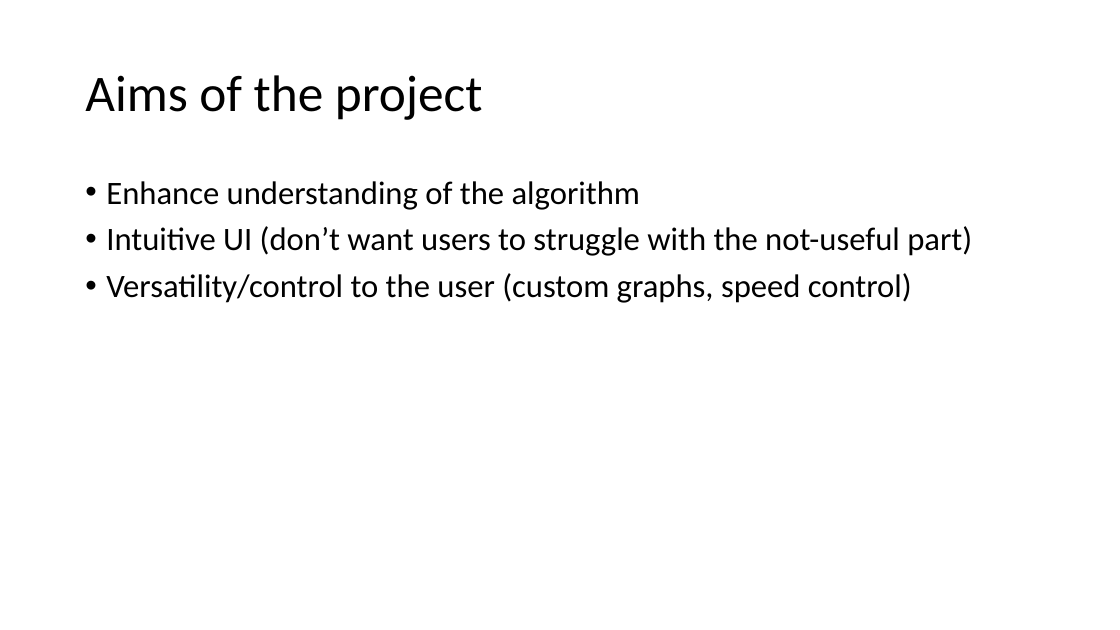
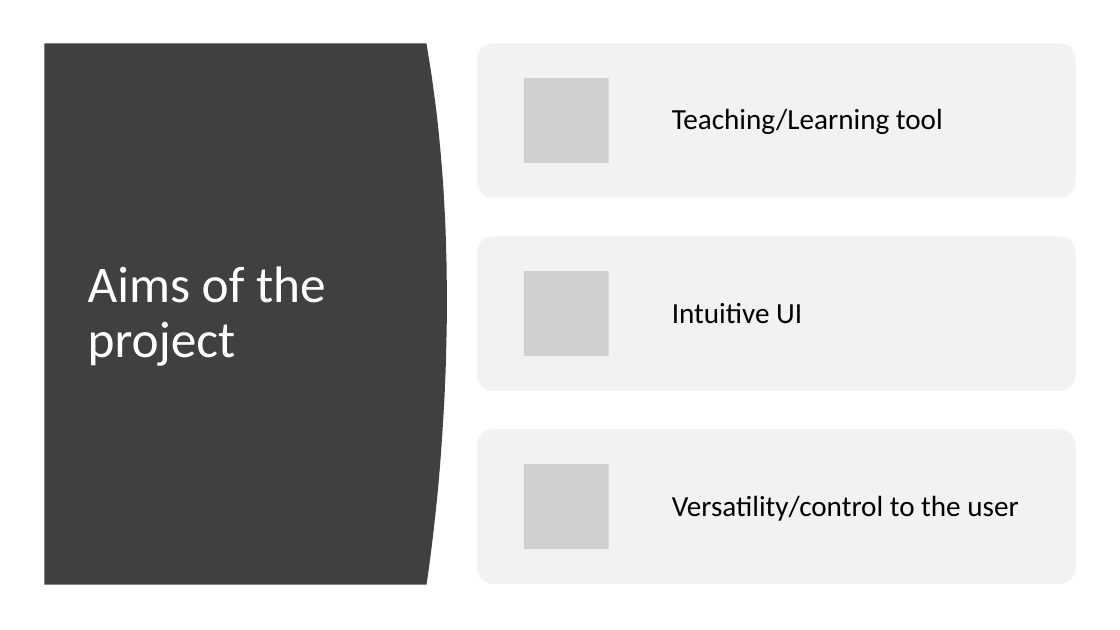
Before and after one commit to LMacPhail/ford-fulkerson, a slide deck: slide 6 of presentation-slides.pptx. Drawn at 1120x630 pixels with LibreOffice and Linux fonts; fonts in the diff are those of the drawing; grey boxes stand for pictures. Boxes give left, top, right and bottom in pixels: in the first picture for what was removed or moved away, otherwise in the second. Text is boxed around its words. In the diff, an @@ line names an element or a change of style, - is before the commit and + after.

```diff
--- a/presentation-slides.pptx
+++ b/presentation-slides.pptx
@@ freeform shape added at (x1=45, y1=44, x2=447, y2=585), fill #404040 @@
@@ title "Aims of the project" moved from (x1=85, y1=75, x2=483, y2=120) to (x1=88, y1=266, x2=326, y2=366) @@
@@ title "Aims of the project" at (x1=88, y1=266, x2=326, y2=366): text colour #000000 to #FFFFFF @@
@@ text removed at (x1=106, y1=181, x2=972, y2=303) @@
-• Enhance understanding of the algorithm
-• Intuitive UI (don’t want users to struggle with the not-useful part)
-• Versatility/control to the user (custom graphs, speed control)
@@ group added at (x1=477, y1=44, x2=1075, y2=584): 3 rounded rectangles, 3 pictures, 3 texts @@
+Teaching/Learning tool
+Intuitive UI
+Versatility/control to the user
```
Also in this commit, not shown: 5 other slides changed, 1 slide added, 1 slide removed, 3 other files.
